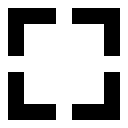
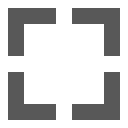
The second 128 x 128 image is a revision of the first. Changes to its layers:
painted on "Layer" over [left=8, top=8, right=120, bottom=120]
